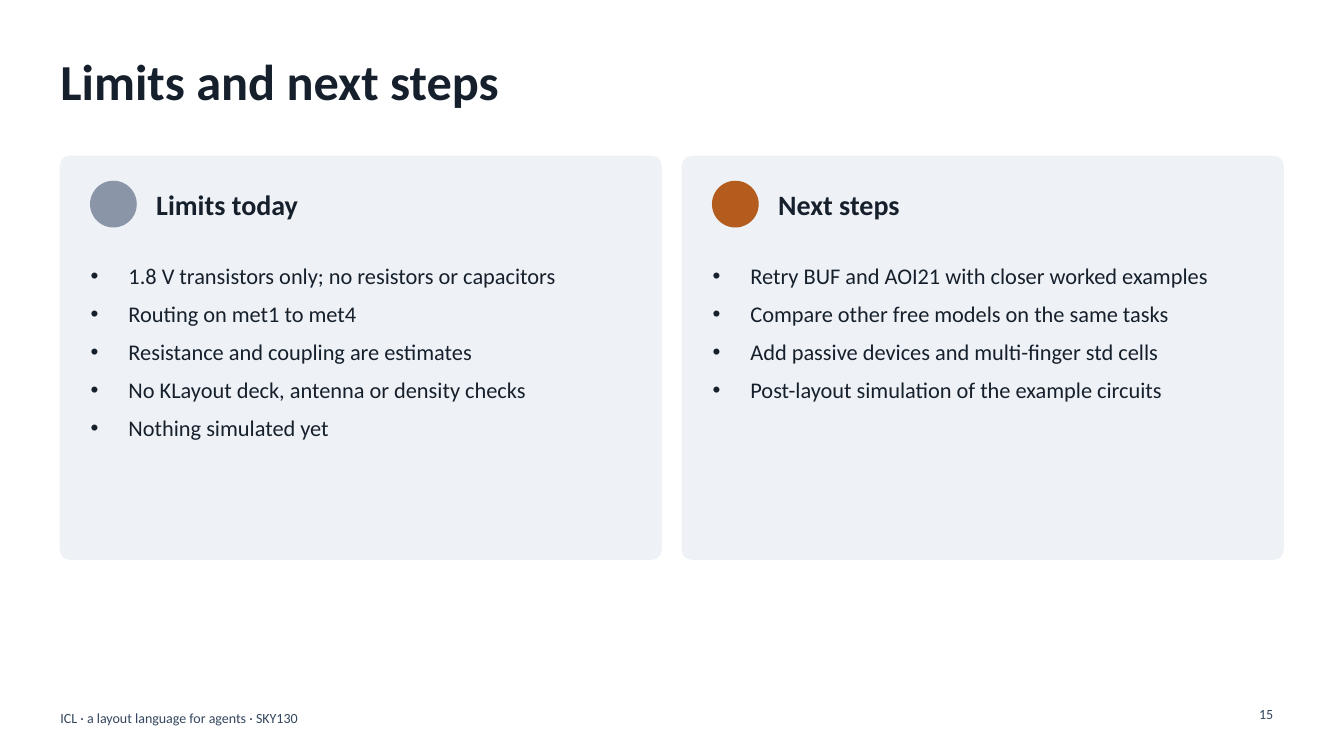
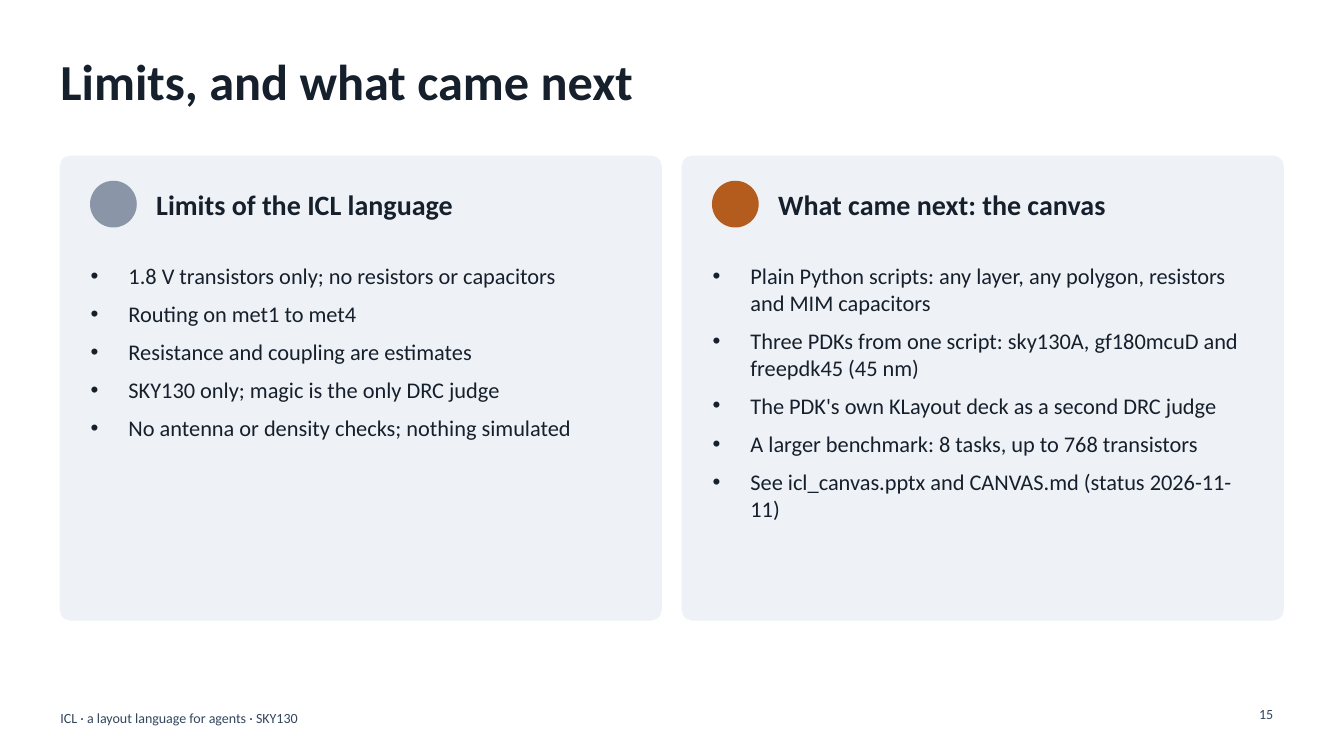
Before and after one commit to ibrahim-me/icdsl, a slide deck: slide 15 of slides/icl_overview.pptx. Drawn at 1344x756 pixels with LibreOffice and Linux fonts; fonts in the diff are those of the drawing. Boxes give left, top, right and bottom in pixels: in the first picture for what was removed or moved away, otherwise in the second. Text is boxed around its words. In the diff, an @@ line names an element or a change of style, - is before the commit and + after.

```diff
--- a/slides/icl_overview.pptx
+++ b/slides/icl_overview.pptx
@@ title at bbox=[60, 64, 633, 107]: text changed @@
-Limits and next steps
+Limits, and what came next
@@ rounded rectangle: place and size @@
-rounded rectangle at bbox=[60, 156, 661, 560]
+rounded rectangle at bbox=[60, 156, 661, 620]
@@ rounded rectangle at bbox=[60, 156, 661, 620]: proportions changed @@
@@ rounded rectangle at bbox=[683, 156, 1284, 620]: proportions changed @@
@@ rounded rectangle: place and size @@
-rounded rectangle at bbox=[683, 156, 1284, 560]
+rounded rectangle at bbox=[683, 156, 1284, 620]
@@ text at bbox=[156, 195, 453, 220]: text changed @@
-Limits today
+Limits of the ICL language
@@ text at bbox=[778, 195, 1105, 215]: text changed @@
-Next steps
+What came next: the canvas
@@ text at bbox=[750, 268, 1238, 520]: text changed @@
-• Retry BUF and AOI21 with closer worked examples
-• Compare other free models on the same tasks
-• Add passive devices and multi-finger std cells
-• Post-layout simulation of the example circuits
+• Plain Python scripts: any layer, any polygon, resistors and MIM capacitors
+• Three PDKs from one script: sky130A, gf180mcuD and freepdk45 (45 nm)
+• The PDK's own KLayout deck as a second DRC judge
+• A larger benchmark: 8 tasks, up to 768 transistors
+• See icl_canvas.pptx and CANVAS.md (status 2026-11-11)
@@ text at bbox=[128, 382, 571, 440]: text changed @@
-• No KLayout deck, antenna or density checks
-• Nothing simulated yet
+• SKY130 only; magic is the only DRC judge
+• No antenna or density checks; nothing simulated
```
Also in this commit, not shown: 1 other slide changed, 23 other files.
